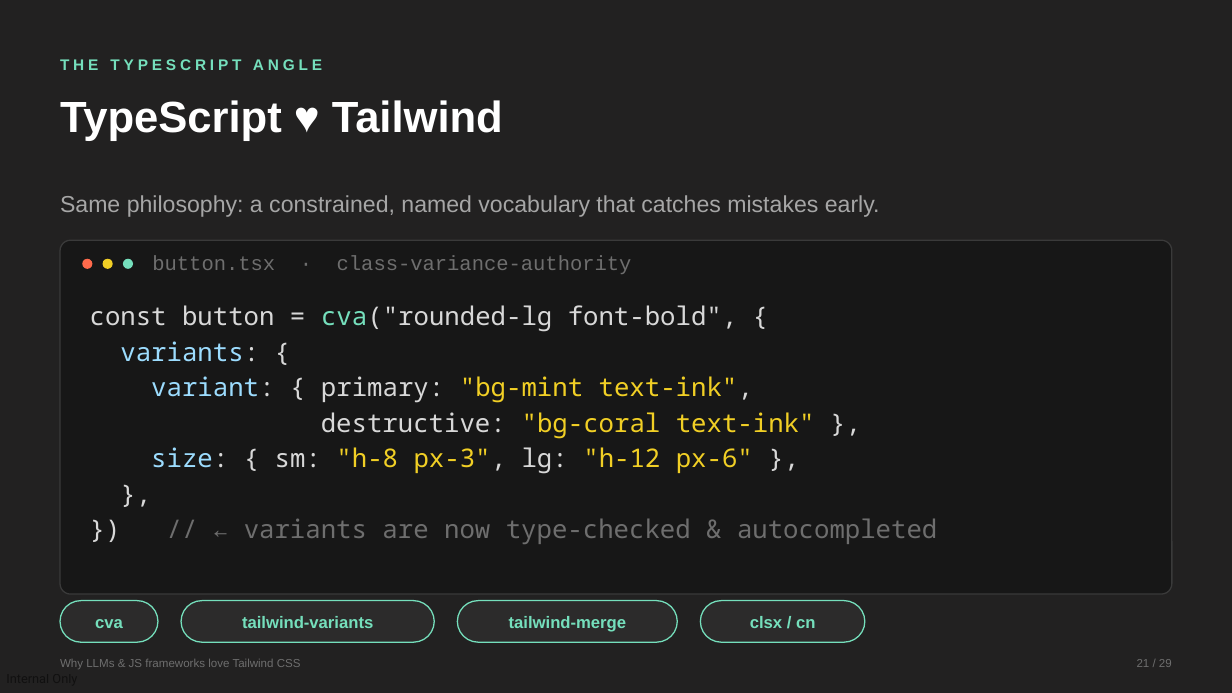
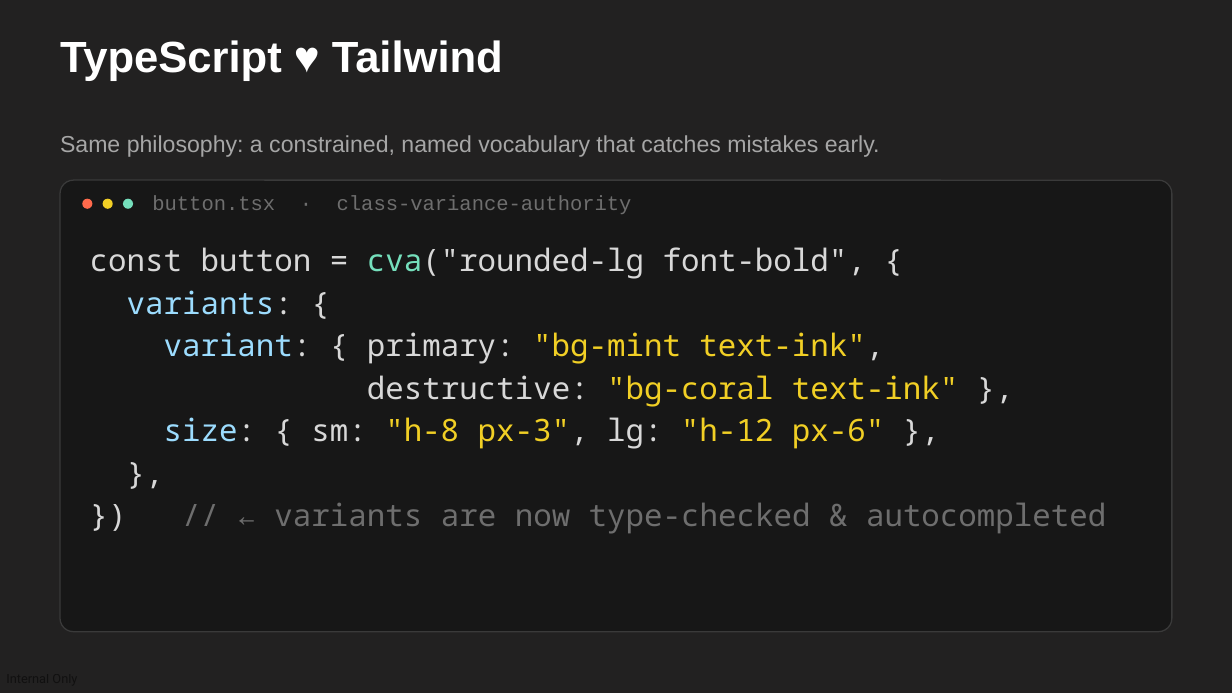
Before and after one commit to devlinduldulao/llm-loves-tailwind-and-js, a slide deck: slide 21 of why-llms-love-tailwind-conf.pptx. Drawn at 1232x693 pixels with LibreOffice and Linux fonts; fonts in the diff are those of the drawing. Boxes give left, top, right and bottom in pixels: in the first picture for what was removed or moved away, otherwise in the second. Text is boxed around its words. In the diff, an @@ line names an element or a change of style, - is before the commit and + after.

Commit message:
updated

```diff
--- a/why-llms-love-tailwind-conf.pptx
+++ b/why-llms-love-tailwind-conf.pptx
@@ text removed at [60, 59, 322, 70] @@
-THE TYPESCRIPT ANGLE
@@ rounded rectangle: place and size @@
-rounded rectangle at [60, 240, 1172, 594]
+rounded rectangle at [60, 180, 1172, 632]
@@ 3 texts, 3 ellipses: place and size @@
-3 texts, 3 ellipses at [60, 100, 880, 274]
+3 texts, 3 ellipses at [60, 40, 880, 214]
@@ text "const button = cva("rounded-lg font-bold", ...": place and size @@
-text "const button = cva("rounded-lg font-bold", ..." at [90, 305, 937, 544]
+text "const button = cva("rounded-lg font-bold", ..." at [90, 247, 1106, 534]
@@ text "const button = cva("rounded-lg font-bold", ..." at [90, 247, 1106, 534]: size 20 to 24 pt @@
@@ rounded rectangle removed at [60, 601, 158, 642] @@
@@ text removed at [95, 619, 123, 628] @@
-cva
@@ rounded rectangle removed at [181, 601, 434, 642] @@
@@ text removed at [242, 616, 373, 628] @@
-tailwind-variants
@@ rounded rectangle removed at [457, 601, 677, 642] @@
@@ text removed at [509, 616, 626, 632] @@
-tailwind-merge
@@ rounded rectangle removed at [701, 601, 865, 642] @@
@@ text removed at [750, 616, 815, 628] @@
-clsx / cn
@@ text removed at [60, 659, 301, 669] @@
-Why LLMs & JS frameworks love Tailwind CSS
@@ text removed at [1137, 659, 1172, 667] @@
-21 / 29
```
Also in this commit, not shown: 26 other slides changed.
